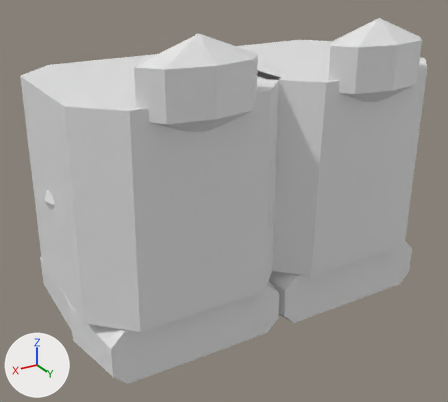
Before and after pictures for a commit that changed the FBX model roblox/art/armor/shoes_greatsword_normal.fbx.
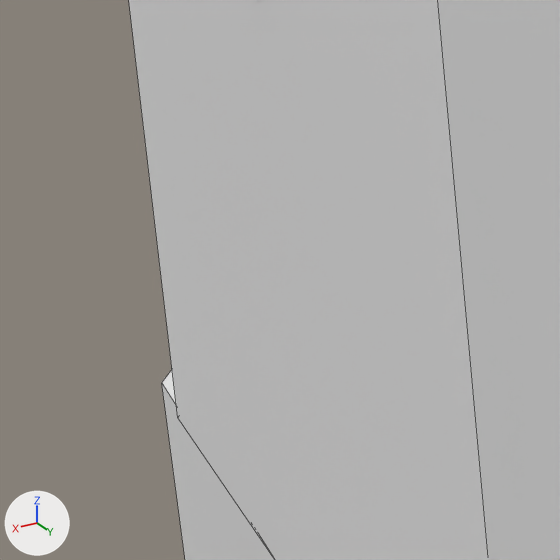
The first picture shows the older version from a camera (50 mm lens) standing at (1.76, 2.84, -1.71) and looking at (0.1, 0.08, -3.09). The close-ups show the older and then the newer version on the part from 5% to 20% of the width and 52% to 69% of the height of that picture. Only the edits that show in the close-ups are written down. The axes (+X, +Y, +Z) are drawn at lower left. The lights are the same throughout. The close-ups show mesh edges as thin lines. Where no turn or scale is listed for an object, it has been applied to the vertices.

Objects in the first close-up: 'Boot_R_Leather', 'Greave_R_Steel'.
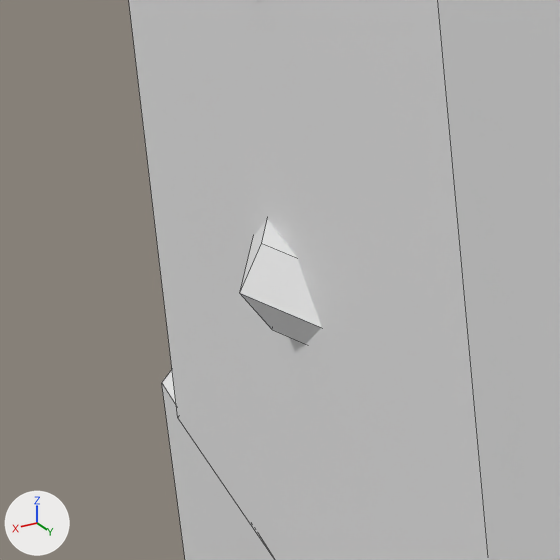
Boxes (x1, y1, x2, y2) around the edits, measured in the close-ups (560 x 560 px):
'Greave_R_Leather', added: after (240, 220, 322, 344)

The edits, one by one:
Material 'shoes_greatsword_normal_Greave_R_Leather' (mat_shoes_greatsword_normal_greave_r_leather) is new.
Its base color is (0.8, 0.8, 0.8) (white #e7e7e7).
Mesh me_greave_r_leather is new.
It has 24 vertices, 18 faces and spans x -0.577..0.577, y -0.577..0.577, z -0.38..-0.32.
It uses material mat_shoes_greatsword_normal_greave_r_leather (white #e7e7e7).
Object 'Greave_R_Leather' (ob_greave_r_leather) is new; it shows me_greave_r_leather.
Its location is (0.5, 0.0, -2.8).
